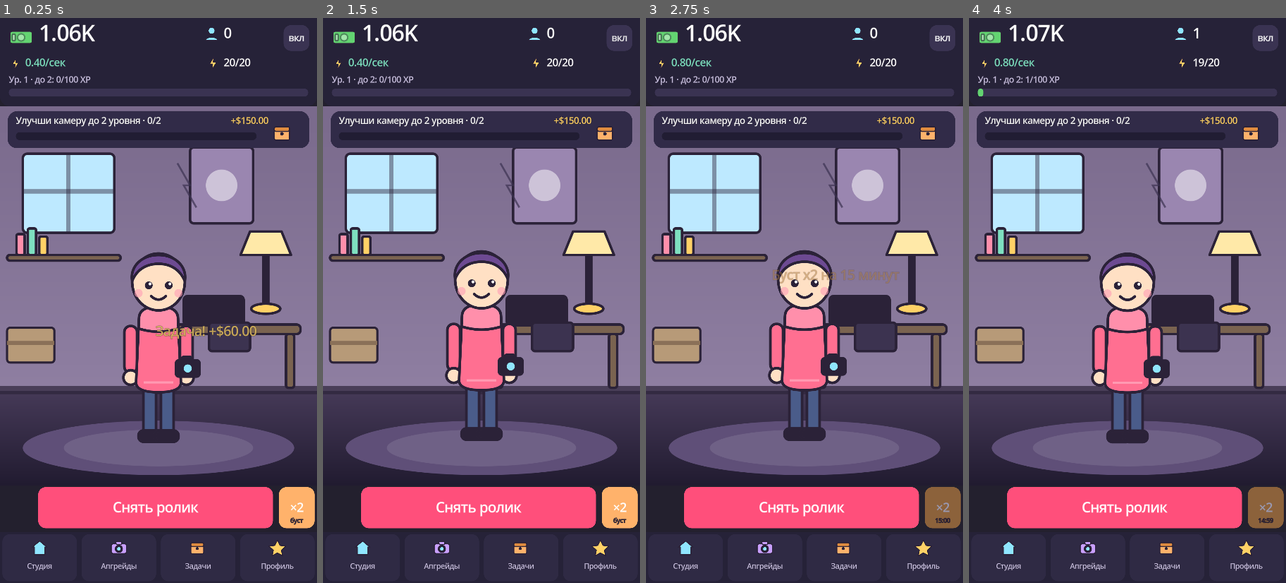
Above: before the commit, frames 1-4 (left to right).
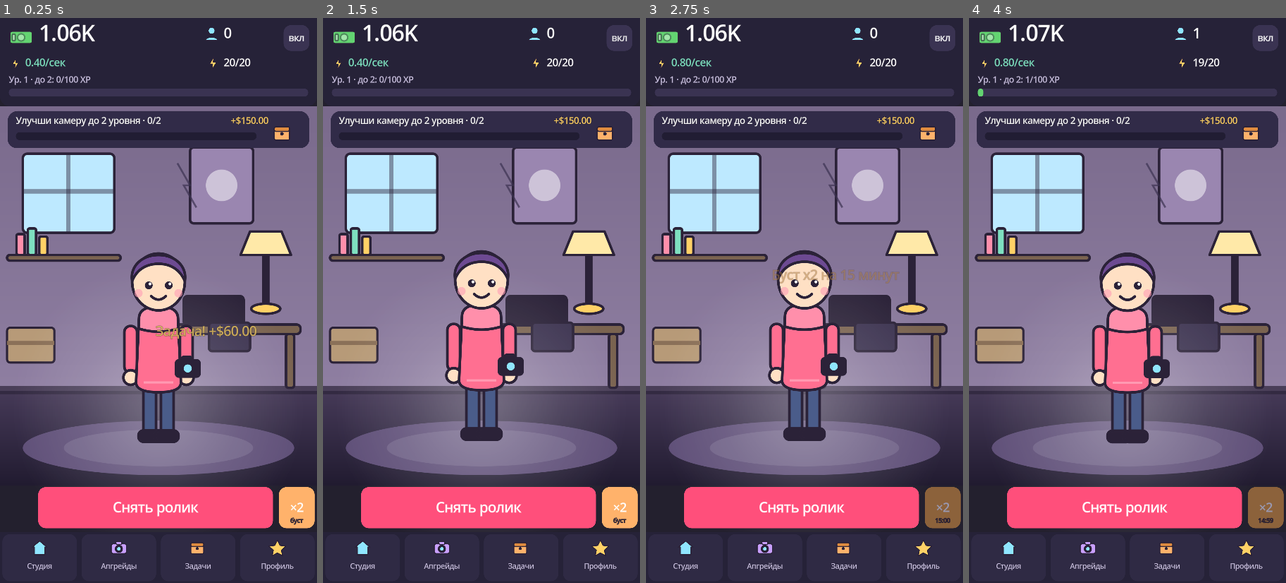
Above: after the commit, the same moments.

Repository: mcvadi777-code/clipstar
Game: Godot game, scene res://scenes/main.tscn
The game is run twice, just before and just after one commit, with the same random seed, the same clock (stepped at 60 frames per second) and the same inputs.
Inputs:
- Up to frame 1 (0.25 s): no input
- Up to frame 2 (1.5 s): click "вкл" at 0.5 s; click "выкл" at 1.25 s
- Up to frame 3 (2.75 s): click "×2" at 2 s
- Up to frame 4 (4 s): click "Снять ролик" at 2.75 s; click "Студия" at 3.5 s

The runs differ from the first frame. In frame 1, 4.7% of the frame differs, in the area x 27-73%, y 64-83%; in frame 2, 4.6%; in frame 3, 4.6%; in frame 4, 4.7%.

Commit message:
2d: scripts/world/studio_view.gd

Diff:
--- a/scripts/world/studio_view.gd
+++ b/scripts/world/studio_view.gd
@@ -29,6 +29,15 @@
 	bg.mouse_filter = Control.MOUSE_FILTER_IGNORE
 	add_child(bg)
 
+	var glow: TextureRect = TextureRect.new()
+	glow.texture = load(ART + "light.svg")
+	glow.expand_mode = TextureRect.EXPAND_IGNORE_SIZE
+	glow.stretch_mode = TextureRect.STRETCH_KEEP_ASPECT_CENTERED
+	glow.size = Vector2(1000.0, 1000.0)
+	glow.mouse_filter = Control.MOUSE_FILTER_IGNORE
+	glow.name = "Glow"
+	add_child(glow)
+
 	char_root = Control.new()
 	char_root.mouse_filter = Control.MOUSE_FILTER_IGNORE
 	char_root.size = Vector2(CHAR_W, CHAR_H)
@@ -56,6 +65,10 @@
 		return
 	var bob: float = sin(_time * 2.2) * 10.0
 	char_root.position = Vector2(size.x * 0.5 - CHAR_W * 0.5, size.y - CHAR_H - 90.0 + bob)
+	var glow_node: Node = get_node_or_null("Glow")
+	if glow_node != null:
+		var g2: TextureRect = glow_node as TextureRect
+		g2.position = Vector2(size.x * 0.5 - 500.0, size.y - 760.0 + bob * 0.5)
 	_tap_scale = lerpf(_tap_scale, 1.0, minf(delta * 9.0, 1.0))
 	character.scale = Vector2(_tap_scale, 2.0 - _tap_scale)
 
